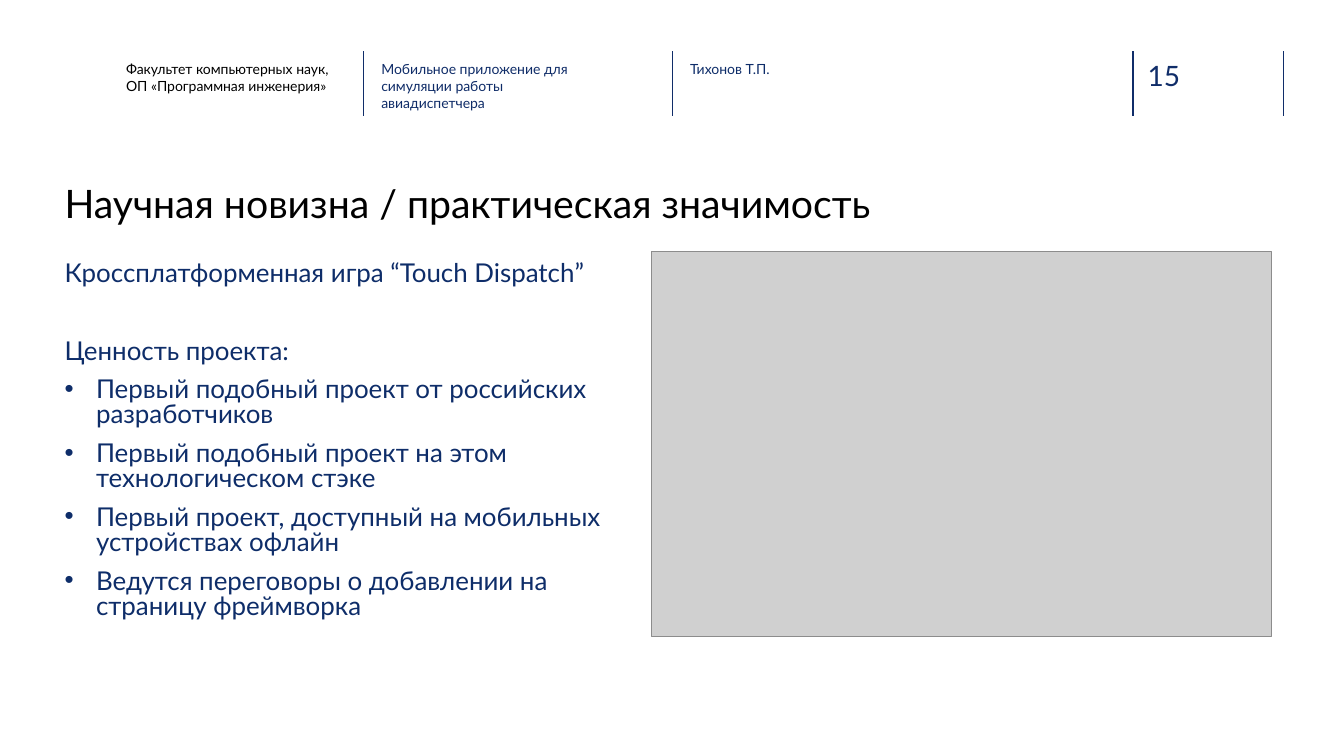
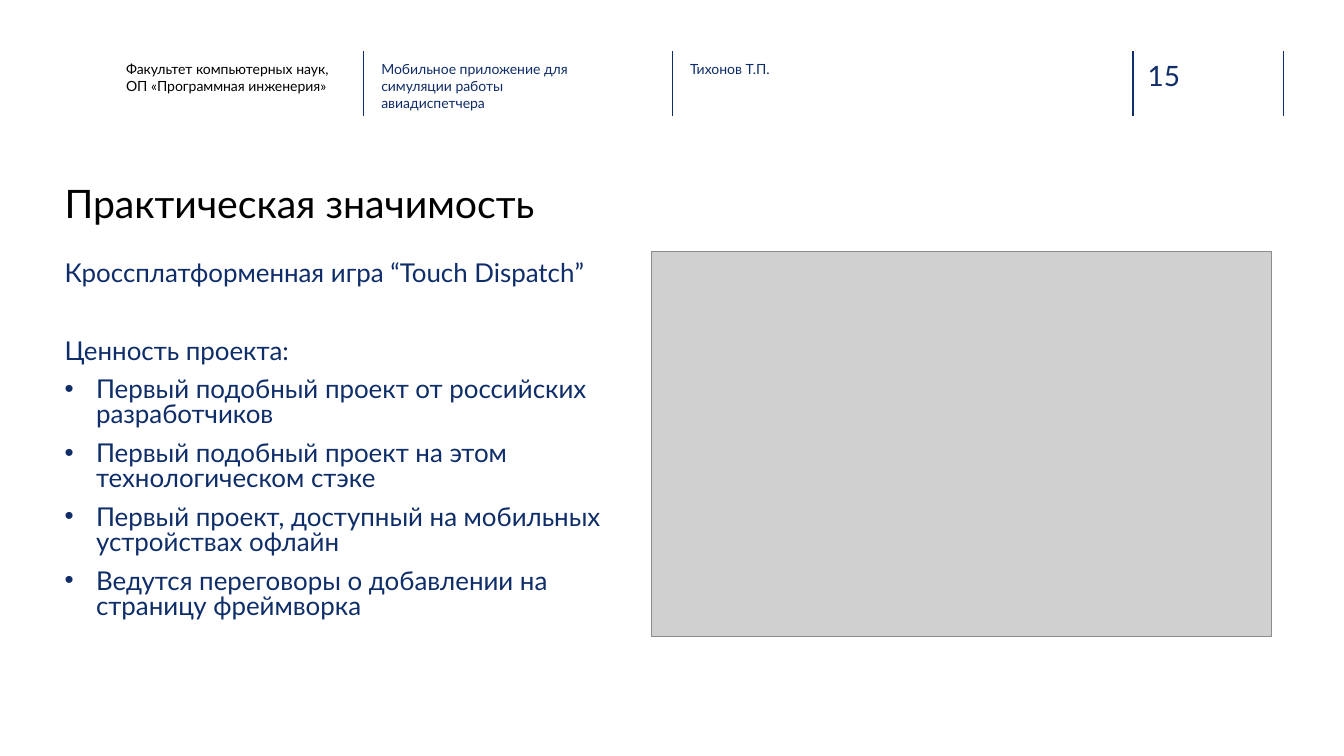
Before and after one commit to timtikh/touch_dispatch, a slide deck: slide 15 of Дипломные доки/presentations/TouchDispatchВКР-new.pptx. Drawn at 1344x756 pixels with LibreOffice and Linux fonts; fonts in the diff are those of the drawing; grey boxes stand for pictures; background and template pictures are left out. Boxes give left, top, right and bottom in pixels: in the first picture for what was removed or moved away, otherwise in the second. Text is boxed around its words. In the diff, an @@ line names an element or a change of style, - is before the commit and + after.

```diff
--- a/Дипломные доки/presentations/TouchDispatchВКР-new.pptx
+++ b/Дипломные доки/presentations/TouchDispatchВКР-new.pptx
@@ title at [65,190,535,225]: text changed @@
-Научная новизна / практическая значимость
+Практическая значимость
```
Also in this commit, not shown: 1 other slide changed, 25 other files.
